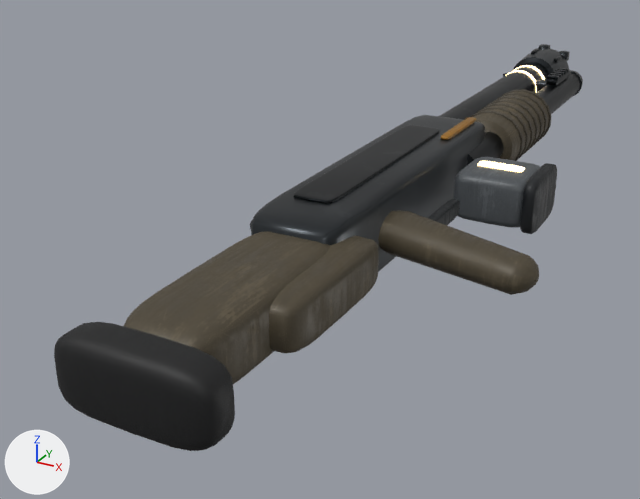
Before and after pictures for a commit that changed the glTF model game/assets/models/weapons/br9_world.glb.
Before and after are seen from a 50 mm lens placed at (0.258, -0.632, 0.238), pointed at (-0.071, -0.033, -0.062). The axes (+X, +Y, +Z) are drawn at lower left. The lights are the same throughout. The picture after the commit comes second. Vertices at exactly the same position are counted once.

The first picture shows 'br9_world'.
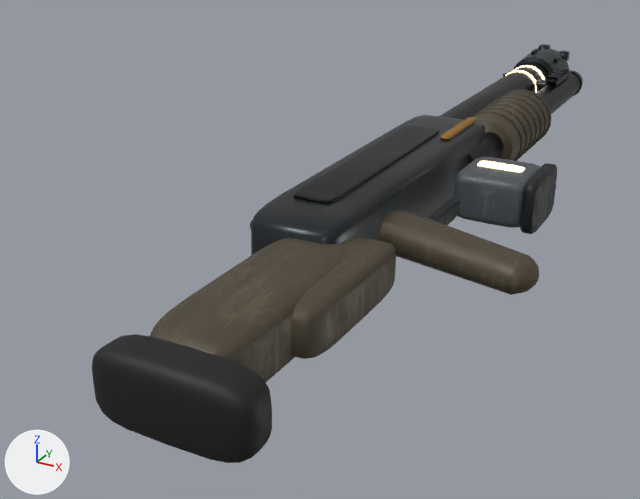
Edits to the bpy script that builds the scene:
```text
Change me_br9_world:
    where me_br9_world.from_pydata(...)  # 6845 vertices, 12538 faces; spans x -0.066..0.137, y -0.361..0.473, z -0.032..0.032
    used by ob_br9_world; location = (0.0, 0.0, 0.0)
    me_br9_world part 1: the loose piece of 312 vertices spanning x -0.037..0.027, y -0.33..-0.17, z -0.022..0.022 is scaled about its middle by (0.938, 1, 0.955), then moved by (0.016, 0.0, 0.0)
    me_br9_world part 2: the loose piece of 312 vertices spanning x 0.003..0.043, y -0.27..-0.15, z -0.018..0.018 is moved by (0.012, 0.0, 0.0)
    me_br9_world part 3: the loose piece of 290 vertices spanning x -0.05..0.05, y -0.361..-0.329, z -0.024..0.024 is scaled about its middle by (0.96, 1, 0.958), then moved by (0.023, 0.0, 0.0)
```

Pixel boxes [x1, y1, x2, y2] of what changed, in the pictures (640 x 499 px; the box of a moved part takes in the faces that stretch with it):
'br9_world', reshaped (7% narrower)
    before: [54, 44, 583, 451]
    after: [92, 44, 583, 463]
part 1 of me_br9_world, moved or reshaped
    before: [124, 231, 331, 384]
    after: [150, 238, 349, 383]
part 2 of me_br9_world, moved or reshaped
    before: [269, 235, 379, 353]
    after: [291, 236, 396, 359]
part 3 of me_br9_world, moved or reshaped
    before: [54, 322, 235, 451]
    after: [92, 334, 272, 463]
